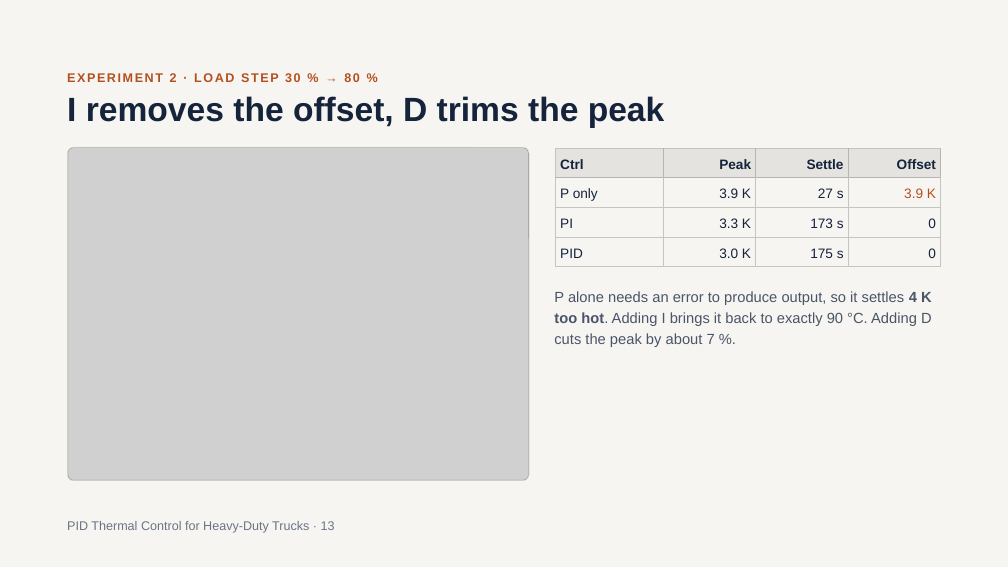
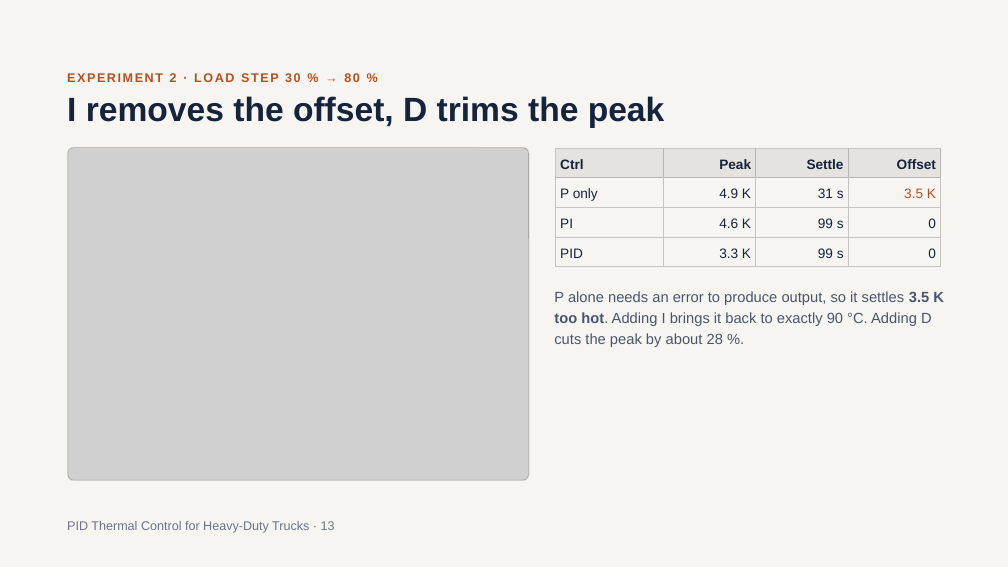
Before and after one commit to SushanthBibi/PID-Cooling-matlab, a slide deck: slide 13 of PID_Thermal_Control_for_Heavy-Duty_Trucks_v2.pptx. Drawn at 1008x567 pixels with LibreOffice and Linux fonts; fonts in the diff are those of the drawing; grey boxes stand for pictures. Boxes give left, top, right and bottom in pixels: in the first picture for what was removed or moved away, otherwise in the second. Text is boxed around its words. In the diff, an @@ line names an element or a change of style, - is before the commit and + after.

```diff
--- a/PID_Thermal_Control_for_Heavy-Duty_Trucks_v2.pptx
+++ b/PID_Thermal_Control_for_Heavy-Duty_Trucks_v2.pptx
@@ table at box(556, 148, 941, 267) @@
-row 2: P only | 3.9 K | 27 s | 3.9 K
+row 2: P only | 4.9 K | 31 s | 3.5 K
-row 3, column 2: 3.3 K
+row 3, column 2: 4.6 K
-row 3, column 3: 173 s
+row 3, column 3: 99 s
-row 4, column 2: 3.0 K
+row 4, column 2: 3.3 K
-row 4, column 3: 175 s
+row 4, column 3: 99 s
@@ text at box(554, 291, 944, 347): text changed @@
-P alone needs an error to produce output, so it settles 4 K too hot. Adding I brings it back to exactly 90 °C. Adding D cuts the peak by about 7 %.
+P alone needs an error to produce output, so it settles 3.5 K too hot. Adding I brings it back to exactly 90 °C. Adding D cuts the peak by about 28 %.
```
Also in this commit, not shown: 8 other slides changed.
